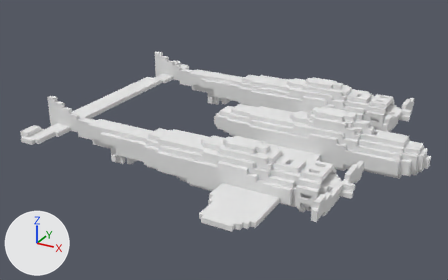
The OBJ model Assets/Models/Planes/Plane_03.obj: old version first, new version second.
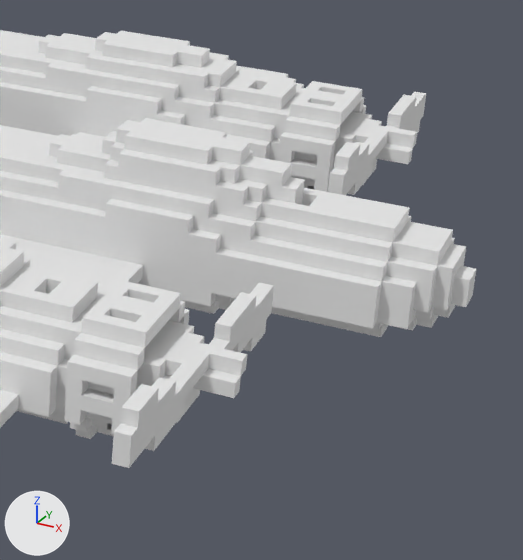
Each version is shown whole from a 50 mm camera at (5.81, -11.82, 6.11) aimed at (-0.47, -0.41, 0.4), then close up on the part from 61% to 100% of the width and 24% to 90% of the height. The lights are fixed; the arrows at lower left show +X, +Y and +Z. The last two pictures show the newer version. Where no turn or scale is listed for an object, it has been applied to the vertices. Vertices at exactly the same position are counted once.

Names of what the first close-up shows: 'Untitled'.
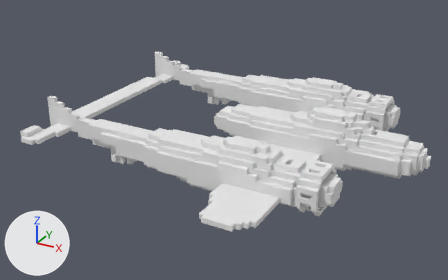
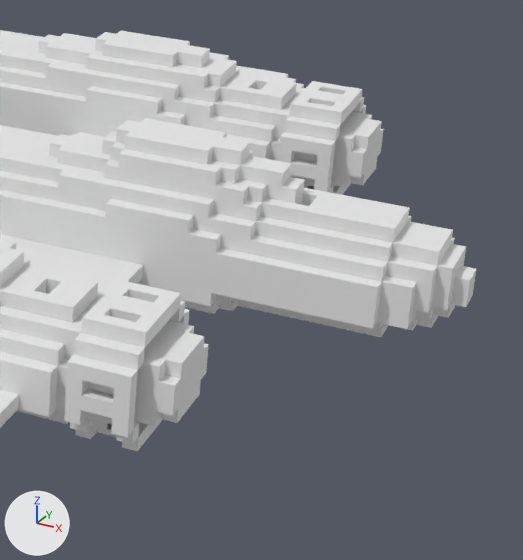
The newer file is also turned or shifted as a whole; pictures and numbers use the older file's frame.

Changed parts and their boxes (x1, y1, x2, y2) in the close-ups (523 x 560 px):
```json
{"object": "Untitled", "change": "reshaped", "before": [0, 30, 476, 468], "after": [0, 30, 476, 451]}
{"part": 1, "of": "me_untitled", "change": "cut back", "before": [112, 282, 274, 468], "after": [166, 333, 209, 415]}
{"part": 2, "of": "me_untitled", "change": "cut back", "before": [328, 92, 426, 195], "after": [356, 119, 384, 177]}
```

Scene script edits in JSON lines:
```json
{"block": "me_untitled", "where": "# used by ob_untitled; location = (0.0, 0.0, 0.0)"}
{"op": "remove", "block": "me_untitled", "code": "me_untitled.from_pydata(...)  # 3416 vertices, 6930 faces; spans x -4.0..4.0, y -3.9..3.9, z 0.0..1.4"}
{"op": "add", "block": "me_untitled", "code": "me_untitled.from_pydata(...)  # 3228 vertices, 6546 faces; spans x -4.0..4.0, y -3.9..3.9, z 0.0..1.4"}
{"block": "me_untitled", "change": "me_untitled part 1"}
{"block": "me_untitled", "change": "94 vertices are removed from x 2.8..3.1, y -3.4..-0.8, z 0.5..1.1"}
{"block": "me_untitled", "change": "203 faces are deleted"}
{"block": "me_untitled", "change": "11 new faces join them"}
{"block": "me_untitled", "change": "me_untitled part 2"}
{"block": "me_untitled", "change": "94 vertices are removed from x 2.8..3.1, y 0.8..3.4, z 0.5..1.1"}
{"block": "me_untitled", "change": "203 faces are deleted"}
{"block": "me_untitled", "change": "11 new faces join them"}
```
